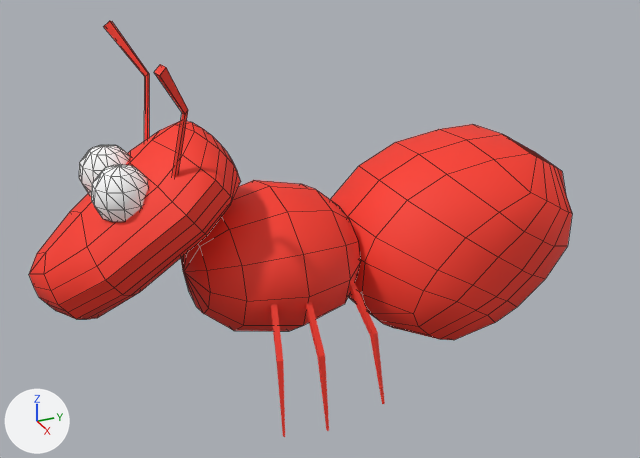
A saved change to the FBX model Emergence/Assets/3DModels/Bestiole/fourmi_textV1.FBX.
Rendered twice from a 50 mm camera at (0.884, -0.335, 0.464) aimed at (0.008, 0.059, 0.026). The axes (+X, +Y, +Z) are drawn at lower left. The lights are the same throughout. Mesh edges are drawn as thin lines on the coarser meshes. Where no turn or scale is listed for an object, it has been applied to the vertices.
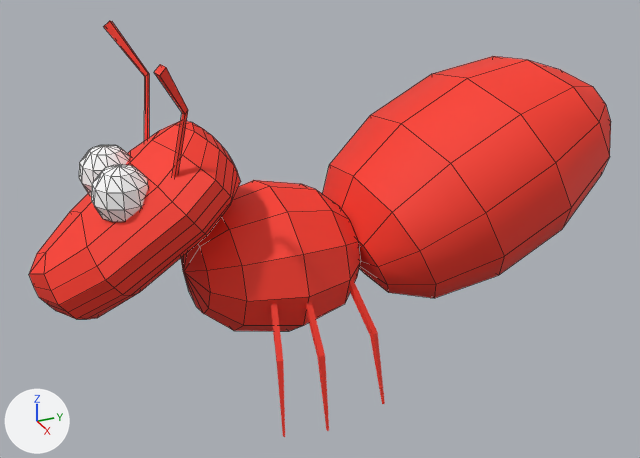
Diff of the bpy script that builds the scene:
```diff
--- a/Emergence/Assets/3DModels/Bestiole/fourmi_textV1.FBX.py
+++ b/Emergence/Assets/3DModels/Bestiole/fourmi_textV1.FBX.py
@@ me_mesh_008_1 @@
+me_mesh_008_1.from_pydata(...)  # 71 vertices, 70 faces; spans x -0.137..0.137, y -0.17..0.179, z -0.133..0.137
+me_mesh_008_1.materials.append(mat_02___default)  # red #f93826
@@ ob_abdomen_bu001 @@
-ob_abdomen_bu001 = bpy.data.objects.new('abdomen BU001', me_mesh_002)
-ob_abdomen_bu001.location = (0.0, 0.148, 0.0)
@@ ob_line001 @@
+ob_line001 = bpy.data.objects.new('Line001', me_mesh_008_1)
+ob_line001.location = (0.0, 0.256, 0.062)
```

Boxes [x1, y1, x2, y2] around the edits, measured in the pictures (640 x 458 px):
'Line001', added (red)
    after: [323, 56, 611, 298]
'abdomen BU001', deleted (red)
    before: [330, 124, 572, 340]
